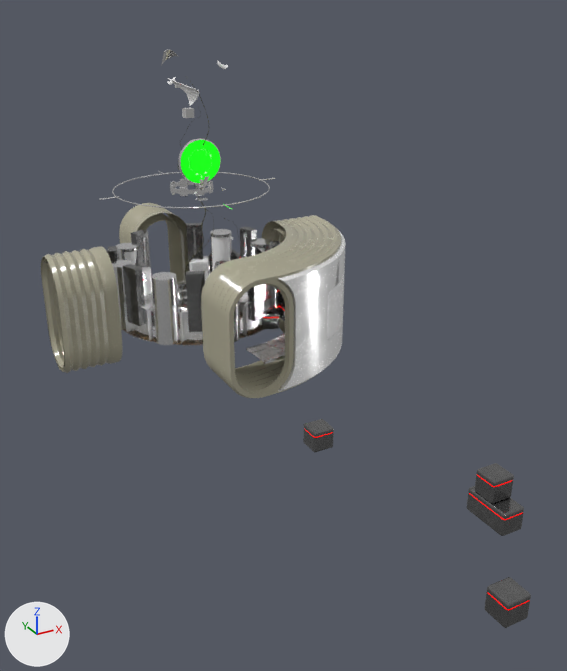
Renders of the FBX model public/models/rooms_group.fbx from each side of a commit.
Camera for both pictures: a 50 mm camera at (-0.172, -0.423, 0.183) aimed at (-0.004, -0.118, 0.03). The lights are fixed; the arrows at lower left show +X, +Y and +Z. The older version comes first. Objects named as collision shapes, trigger or cutter boxes, shadow casters or lower levels of detail are left out. Where no turn or scale is listed for an object, it has been applied to the vertices. Vertices at exactly the same position are counted once.

Objects in the first picture: 'room_01_capsules', 'room_01_wall_mounts', 'room_03_boxes', 'room_03_seals', 'room_03_walkway', 'room_04_hatch', 'room_04_scrubbers' and 26 more.
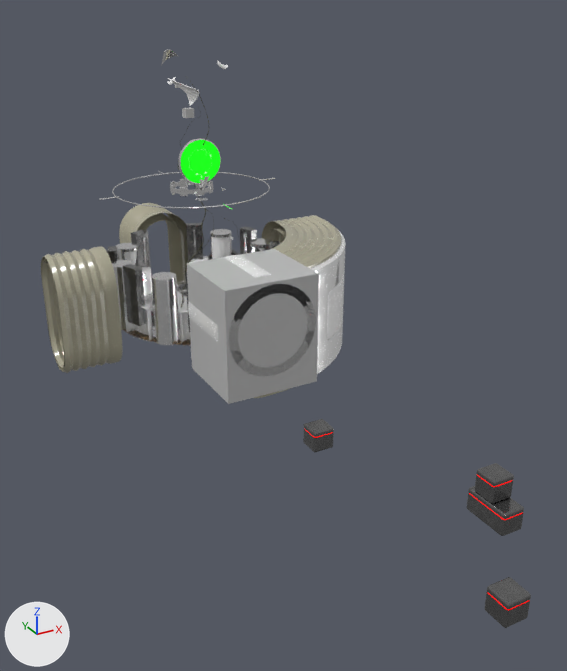
Where the newer file only moved an object's origin or applied its transform, the numbers keep the older frame.

Boxes (x1, y1, x2, y2) around the edits, measured in the pictures (567 x 671 px):
'shell', added
    after: (187, 249, 319, 404)
'room_05_helper1', added
    after: (188, 255, 316, 376)
    faces in mat_chrome (white #e9e9e9): (229, 284, 316, 376)
    faces in mat_plasteel: (188, 255, 272, 342)
'plants', shown (mostly hidden)
    after: (152, 291, 188, 328)

The change, as a list of edits to the scene's bpy script:
```text
Change me_mesh_110:
    used by ob_plants; location = (0.0, 1.0, 0.0)
    remove me_mesh_110.from_pydata(...)  # 44 vertices, 42 faces; spans x -2.75..2.75, y -1.0..1.0, z -2.66..2.66
    add me_mesh_110.from_pydata(...)  # 44 vertices, 42 faces; spans x -0.03..0.03, y -1.03..-0.97, z 0.0..0.01
    me_mesh_110 part 1: the whole mesh is turned 90 degrees about the x axis through its middle and scaled by 0.00945, then moved by (0.0, -1.0, 0.01)
Add me_mesh_112:
    me_mesh_112.from_pydata(...)  # 48 vertices, 46 faces; spans x -0.0262..0.0262, y -0.0434..0.0041, z -0.0306..0.0306
    me_mesh_112.materials.append(mat_lambert1)  # grey #bcbcbc
Add me_mesh_110_1:
    me_mesh_110_1.from_pydata(...)  # 938 vertices, 968 faces; spans x -0.0267..0.0267, y -0.08..-0.0325, z -0.0859..-0.0324
    # faces by material slot: [840, 128]
    me_mesh_110_1.materials.append(mat_chrome)  # white #e9e9e9
    me_mesh_110_1.materials.append(mat_plasteel)
Change ob_plants:
    remove ob_plants.hide_viewport = True
Add ob_shell:
    ob_shell = bpy.data.objects.new('shell', me_mesh_112)
    ob_shell.location = (0.0, -0.0566, 0.0206)
Add ob_room_05_helper1:
    ob_room_05_helper1 = bpy.data.objects.new('room_05_helper1', me_mesh_110_1)
    ob_room_05_helper1.location = (0.0, -0.02, 0.0841)
```
